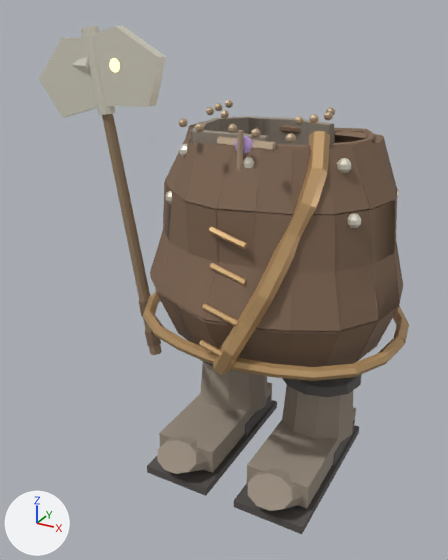
One commit to the glTF model assets/characters/bellmire/showcase/barbarian_kit.glb: the scene before it, then after it.
One viewpoint serves both versions: a camera (50 mm lens) standing at (0.774, -1.757, 1.484) and looking at (-0.169, -0.043, 0.627). Every picture has the same lights, and +X, +Y and +Z are marked at lower left. The older version comes first. Vertices at exactly the same position are counted once.

Objects in the first picture: 'Acc_Amulet_metal_barbarian', 'Acc_BootL_cloth_barbarian', 'Acc_BootL_dark_barbarian', 'Acc_BootR_cloth_barbarian', 'Acc_BootR_dark_barbarian', 'Acc_Cloak_cloth_barbarian', 'Armour_Jerkin_leather_barbarian', 'Armour_Jerkin_metal_barbarian', 'Armour_Jerkin_trim_barbarian', 'Weapon_glow_barbarian', 'Weapon_haft_barbarian', 'Weapon_leather_barbarian', 'Weapon_metal_barbarian' and 2 more.
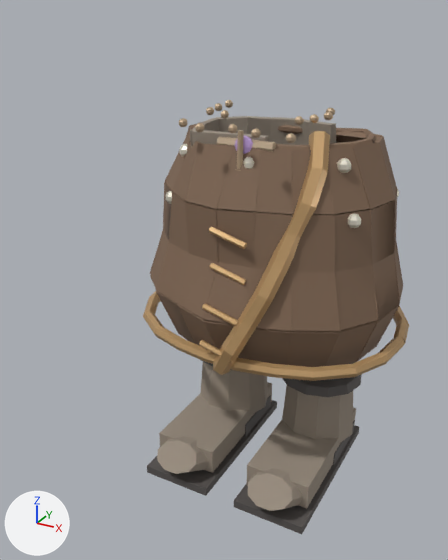
Changed parts and their boxes [x1, y1, x2, y2] in the pictures (448 x 560 px):
'Weapon_metal_barbarian', deleted (pale yellow)
    before: [39, 26, 166, 118]
'Acc_Cloak_cloth_barbarian', reshaped
    before: [190, 116, 335, 146]
    after: [190, 116, 336, 147]
'Weapon_haft_barbarian', deleted (brown)
    before: [102, 113, 162, 355]
'Weapon_leather_barbarian', deleted
    before: [138, 301, 161, 347]
'Weapon_glow_barbarian', deleted
    before: [109, 58, 120, 72]

Diff of the bpy script that builds the scene:
```diff
--- a/assets/characters/bellmire/showcase/barbarian_kit.glb.py
+++ b/assets/characters/bellmire/showcase/barbarian_kit.glb.py
@@ me_acc_cloak_cloth_barbarian @@
 # used by ob_acc_cloak_cloth_barbarian; location = (0.0, 0.0, 0.973)
-me_acc_cloak_cloth_barbarian.from_pydata(...)  # 80 vertices, 120 faces; spans x -0.228..0.202, y -0.232..0.175, z -0.592..0.19
+me_acc_cloak_cloth_barbarian.from_pydata(...)  # 80 vertices, 120 faces; spans x -0.327..0.202, y -0.234..0.175, z -0.592..0.19
+# me_acc_cloak_cloth_barbarian part 1: 48 of 80 vertices moved; they spanned x -0.228..0.145, y -0.232..0.108, z -0.591..0.19 and now span x -0.327..0.15, y -0.234..0.11, z -0.592..0.19; mean shift (-0.009, 0.0, 0.0); largest move (-0.2, -0.008, -0.591) -> (-0.311, -0.012, -0.592)
 me_acc_cloak_cloth_barbarian.materials.append(mat_sc_cloth_barbarian_weaver_cloak)
@@ ob_weapon_glow_barbarian @@
-ob_weapon_glow_barbarian = bpy.data.objects.new('Weapon_glow_barbarian', me_weapon_glow_barbarian)
-ob_weapon_glow_barbarian.location = (-0.307, 0.0, 0.448)
@@ ob_weapon_haft_barbarian @@
-ob_weapon_haft_barbarian = bpy.data.objects.new('Weapon_haft_barbarian', me_weapon_haft_barbarian)
-ob_weapon_haft_barbarian.location = (-0.307, 0.0, 0.448)
@@ ob_weapon_leather_barbarian @@
-ob_weapon_leather_barbarian = bpy.data.objects.new('Weapon_leather_barbarian', me_weapon_leather_barbarian)
-ob_weapon_leather_barbarian.location = (-0.307, 0.0, 0.448)
@@ ob_weapon_metal_barbarian @@
-ob_weapon_metal_barbarian = bpy.data.objects.new('Weapon_metal_barbarian', me_weapon_metal_barbarian)
-ob_weapon_metal_barbarian.location = (-0.307, 0.0, 0.448)
```
